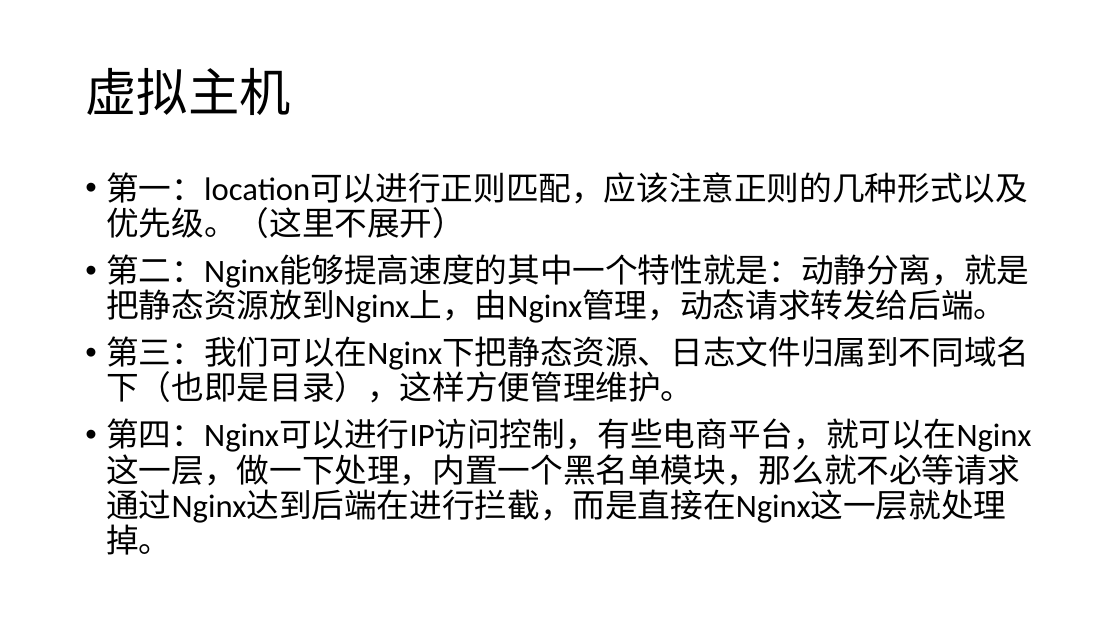
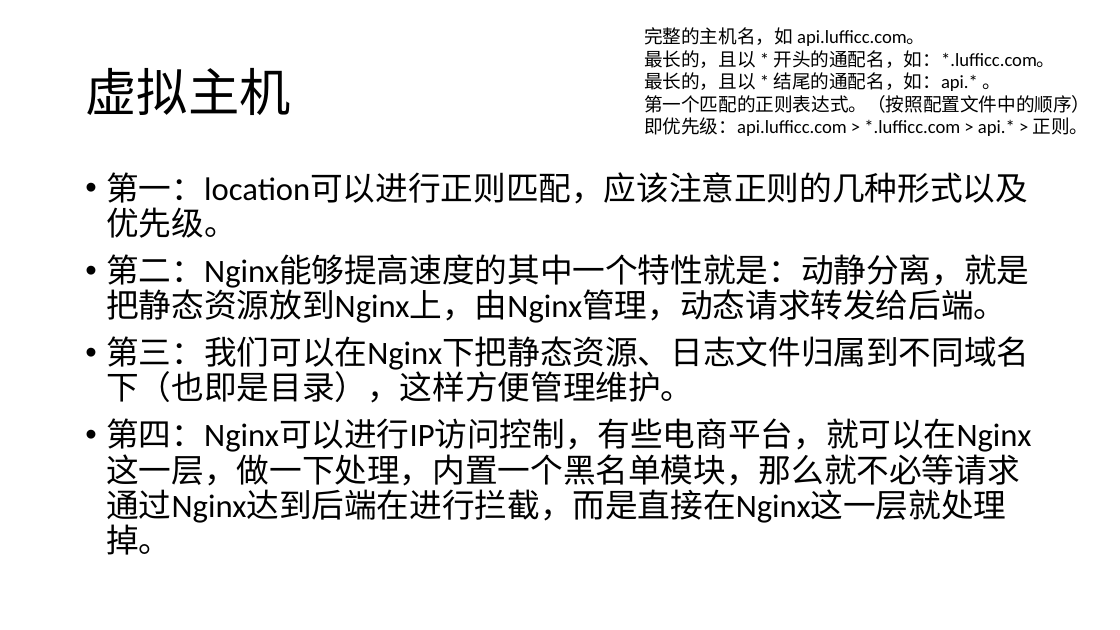
Before and after one commit to airuitian/MicroService, a slide deck: slide 27 of spring-cloud/Nginx.pptx (slide 31 before the commit). Drawn at 1120x630 pixels with LibreOffice and Linux fonts; fonts in the diff are those of the drawing. Boxes give left, top, right and bottom in pixels: in the first picture for what was removed or moved away, otherwise in the second. Text is boxed around its words. In the diff, an @@ line names an element or a change of style, - is before the commit and + after.

```diff
--- a/spring-cloud/Nginx.pptx
+++ b/spring-cloud/Nginx.pptx
@@ text added at bbox=[644, 27, 1090, 136], 16 pt, text #000000 @@
+完整的主机名，如 api.lufficc.com。
+最长的，且以 * 开头的通配名，如：*.lufficc.com。
+最长的，且以 * 结尾的通配名，如：api.* 。
+第一个匹配的正则表达式。（按照配置文件中的顺序）
+即优先级：api.lufficc.com > *.lufficc.com > api.* > 正则。
@@ text at bbox=[106, 172, 1028, 238]: text changed @@
-• 第一：location可以进行正则匹配，应该注意正则的几种形式以及优先级。（这里不展开）
+• 第一：location可以进行正则匹配，应该注意正则的几种形式以及优先级。
```
Also in this commit, not shown: 9 slides added, 19 other files.
